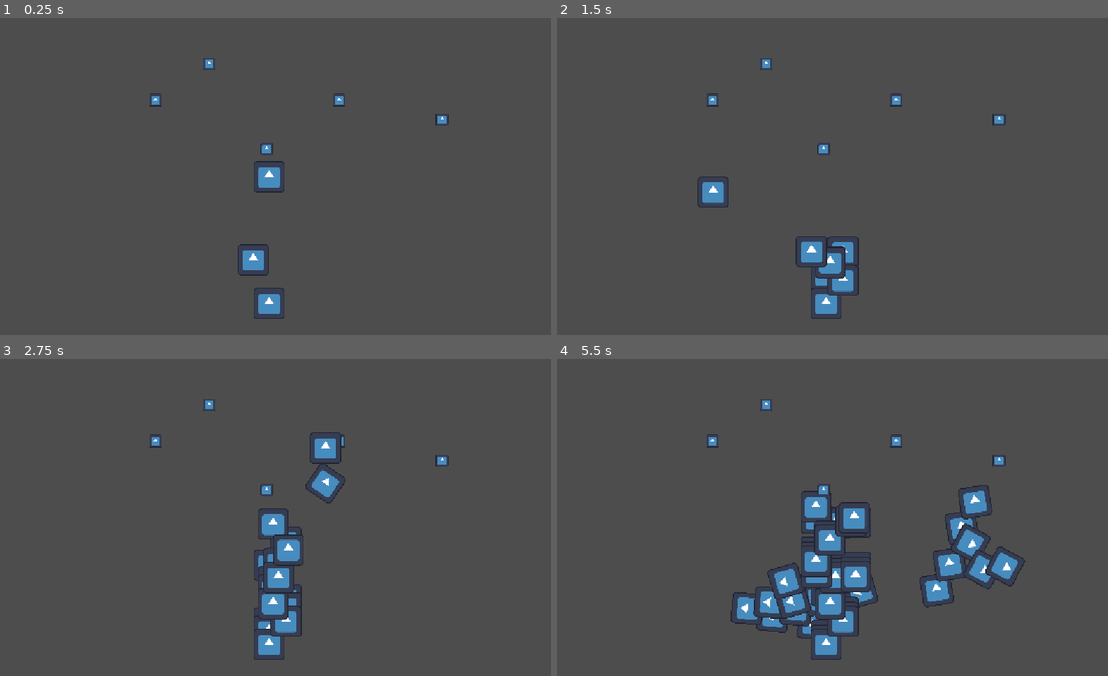
Above: before the commit, frames 1-4 (two rows, left to right).
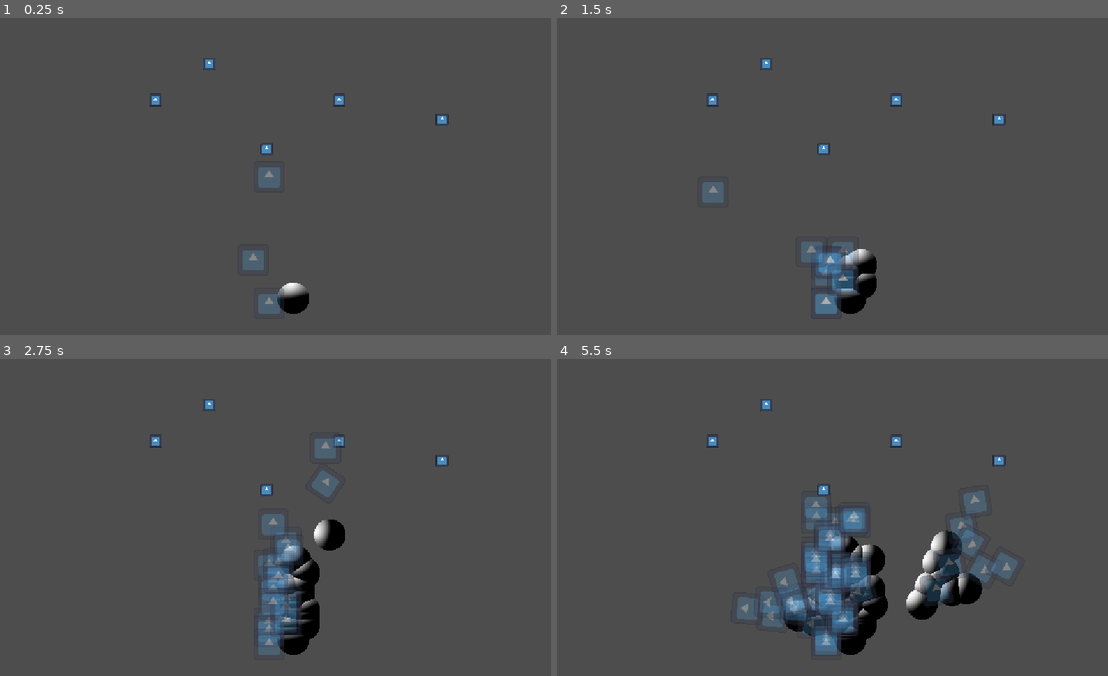
Above: after the commit, the same moments.

Repository: Raattis/ggj25
Game: Godot game, scene res://riku/maailma.tscn
The game is run twice, just before and just after one commit, with the same random seed, the same clock (stepped at 60 frames per second) and the same inputs. The engine's default icon, where the game draws it, is replaced by a stand-in: a white triangle on a blue panel in a dark square.
Inputs (mouse positions are in pixels of both pictures, inside the frame that each line leads up to):
- Up to frame 1 (0.25 s): no input
- Up to frame 2 (1.5 s): move the mouse to (948, 160) at 0.52 s; hold Space (launch) 0.53-1.28 s; click (948, 160) at 0.67 s; move the mouse to (711, 192) at 1.27 s; click (711, 192) at 1.35 s
- Up to frame 3 (2.75 s): move the mouse to (325, 447) at 2.02 s; hold Space (launch) from 2.03 s (still down); click (325, 447) at 2.17 s
- Up to frame 4 (5.5 s): move the mouse to (799, 580) at 2.77 s; release Space (launch) at 2.78 s; click (799, 580) at 2.85 s; move the mouse to (997, 565) at 3.52 s; hold Space (launch) 3.53-4.28 s; click (997, 565) at 3.67 s; move the mouse to (656, 469) at 4.27 s; click (656, 469) at 4.35 s; move the mouse to (854, 517) at 5.02 s; hold Space (launch) from 5.03 s (still down); click (854, 517) at 5.17 s

The runs differ from the first frame. In frame 1, 1.3% of the frame differs, in the area x 43-57%, y 45-95%; in frame 2, 2.3%; in frame 3, 4.3%; in frame 4, 9.1%, in the area x 31-86%, y 39-95%.

Commit message:
Kuplat kupla shaderille

Diff:
--- a/godot-project/janne/bubblescene.gd
+++ b/godot-project/janne/bubblescene.gd
@@ -1,3 +1,4 @@
+class_name SceneVis
 extends ColorRect
 
 class Bubble:
@@ -6,6 +7,10 @@
 
 var bubbles_pos = []
 var bubbles_radius = []
+
+func push_bubble(pos: Vector2, radius: float):
+	bubbles_pos.push_back(pos)
+	bubbles_radius.push_back(radius)
 
 func _init() -> void:
 	for i in range(0, 128):
@@ -23,3 +28,6 @@
 
 	material.set_shader_parameter("bubbles_pos", bubbles_pos)
 	material.set_shader_parameter("bubbles_radius", bubbles_radius)
+
+	bubbles_pos.clear()
+	bubbles_radius.clear()
--- a/godot-project/janne/bubblescene.gdshader
+++ b/godot-project/janne/bubblescene.gdshader
@@ -1,10 +1,11 @@
 shader_type canvas_item;
 
+const int BUBBLES_COUNT = 256;
+const float PI_HALF = PI / 2.0;
+
 uniform float aspect_ratio;
-uniform vec2 bubbles_pos[128];
-uniform float bubbles_radius[128];
-
-const float PI_HALF = PI / 2.0;
+uniform vec2 bubbles_pos[BUBBLES_COUNT];
+uniform float bubbles_radius[BUBBLES_COUNT];
 
 void vertex() {
 	// Called for every vertex the material is visible on.
@@ -15,11 +16,11 @@
 }
 
 vec3 normal_circle(vec2 p, float r) {
-	return vec3(
+	return normalize(vec3(
 		sin(p.x / r * PI_HALF),
 		sin(p.y / r * PI_HALF),
 		cos(length(p) / r * PI_HALF)
-	);
+	));
 }
 
 void fragment() {
@@ -27,7 +28,7 @@
 	vec2 pos = vec2(aspect_ratio, 1.0) * (UV - vec2(0.5));
 	float dist = 99999999.0;
 	vec3 normal = vec3(1,1,1);
-	for (int i = 0; i < 128; ++i) {
+	for (int i = 0; i < BUBBLES_COUNT; ++i) {
 		float fi = float(i);
 		vec2 p = pos - bubbles_pos[i];
 		float r = bubbles_radius[i];
@@ -43,7 +44,9 @@
 		discard;
 	}
 
-	COLOR = vec4(normal, 1.0);
+	float light = -dot(normalize(vec3(pos, 0.0)), normal);
+
+	COLOR = vec4(vec3(light), 1.0);
 }
 
 //void light() {
--- a/godot-project/project.godot
+++ b/godot-project/project.godot
@@ -14,6 +14,10 @@
 run/main_scene="res://riku/maailma.tscn"
 config/features=PackedStringArray("4.4", "GL Compatibility")
 config/icon="res://icon.svg"
+
+[autoload]
+
+scenevis="*res://janne/scenevis.tscn"
 
 [display]
 
--- /dev/null
+++ b/godot-project/riku/kupla_coll.gd
@@ -0,0 +1,6 @@
+extends CollisionShape2D
+
+func _process(delta: float) -> void:
+	var asdf: SceneVis = scenevis.find_child("ColorRect")
+	# TODO nää kuntoon
+	asdf.push_bubble((global_position - Vector2(500, 200)) / 1000, 0.05)
--- a/godot-project/riku/kupla_coll.tscn
+++ b/godot-project/riku/kupla_coll.tscn
@@ -1,7 +1,10 @@
-[gd_scene load_steps=2 format=3 uid="uid://b667h66t1lub6"]
+[gd_scene load_steps=3 format=3 uid="uid://cdh1dxarb8aqr"]
+
+[ext_resource type="Script" uid="uid://4vbnx0be0kui" path="res://riku/kupla_coll.gd" id="1_l6sj8"]
 
 [sub_resource type="CircleShape2D" id="CircleShape2D_whnvm"]
 radius = 30.0
 
 [node name="kupla_coll" type="CollisionShape2D"]
 shape = SubResource("CircleShape2D_whnvm")
+script = ExtResource("1_l6sj8")
--- a/godot-project/riku/kupla_gfx.tscn
+++ b/godot-project/riku/kupla_gfx.tscn
@@ -1,7 +1,8 @@
-[gd_scene load_steps=2 format=3 uid="uid://btuij7cpukcjs"]
+[gd_scene load_steps=2 format=3 uid="uid://daq0pfywwl0eb"]
 
 [ext_resource type="Texture2D" uid="uid://6whcqy7bo0k2" path="res://icon.svg" id="1_jy8uv"]
 
 [node name="kupla_gfx" type="Sprite2D"]
+self_modulate = Color(1, 1, 1, 0.321569)
 scale = Vector2(0.5, 0.5)
 texture = ExtResource("1_jy8uv")
Not shown, added: godot-project/riku/kupla_coll.gd.uid
Not shown: 1 places in godot-project/riku/maailma.tscn that only renumber resources
